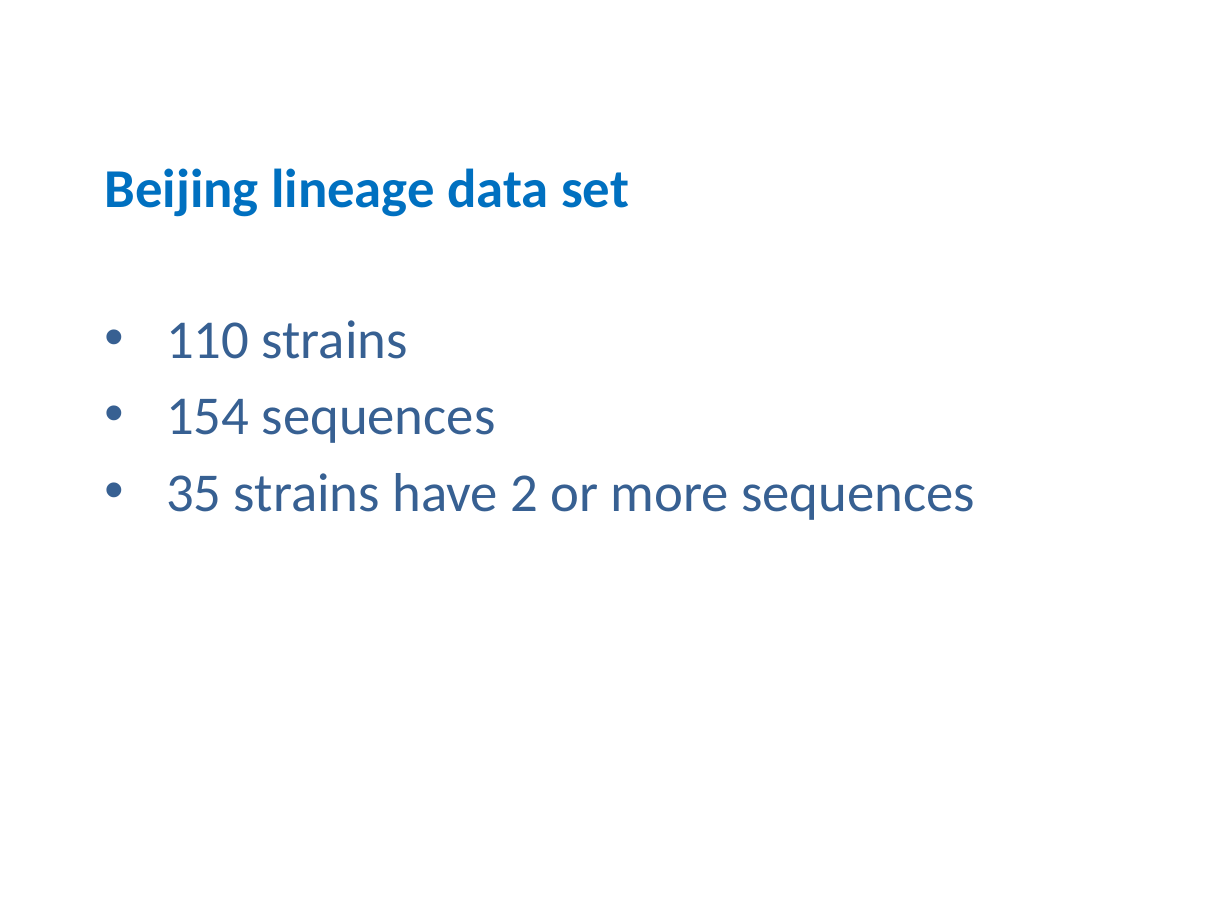
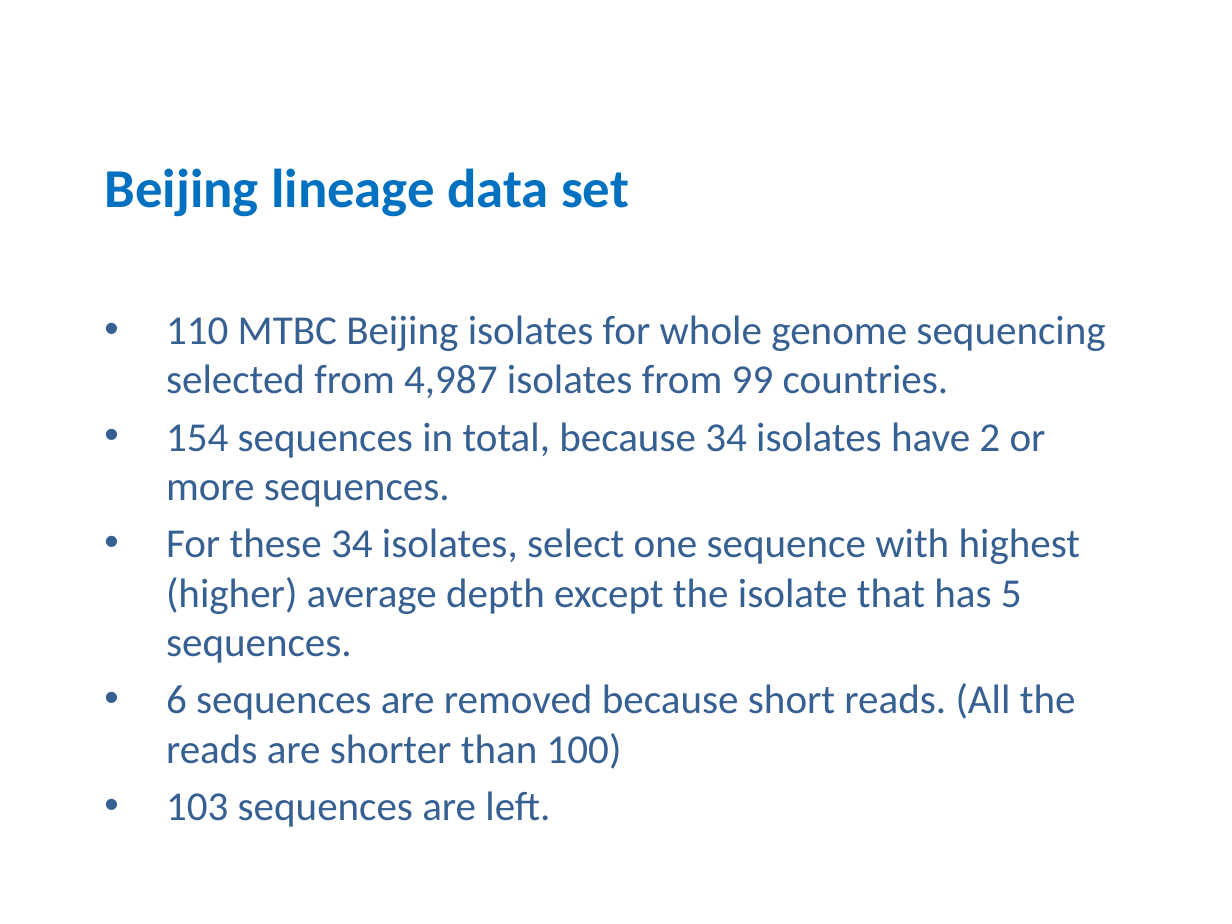
Before and after one commit to zhangfang615/Tuberculosis, a slide deck: slide 11 of 20160705.pptx (slide 5 before the commit). Drawn at 1232x924 pixels with LibreOffice and Linux fonts; fonts in the diff are those of the drawing. Boxes give left, top, right and bottom in pixels: in the first picture for what was removed or moved away, otherwise in the second. Text is boxed around its words. In the diff, an @@ line names an element or a change of style, - is before the commit and + after.

```diff
--- a/20160705.pptx
+++ b/20160705.pptx
@@ subtitle at (x1=166, y1=315, x2=1105, y2=827): text changed; size 32 to 24 pt @@
-• 110 strains
-• 154 sequences
-• 35 strains have 2 or more sequences
+• 110 MTBC Beijing isolates for whole genome sequencing selected from 4,987 isolates from 99 countries.
+• 154 sequences in total, because 34 isolates have 2 or more sequences.
+• For these 34 isolates, select one sequence with highest (higher) average depth except the isolate that has 5 sequences.
+• 6 sequences are removed because short reads. (All the reads are shorter than 100)
+• 103 sequences are left.
```
Also in this commit, not shown: 4 other slides changed, 8 slides added.
